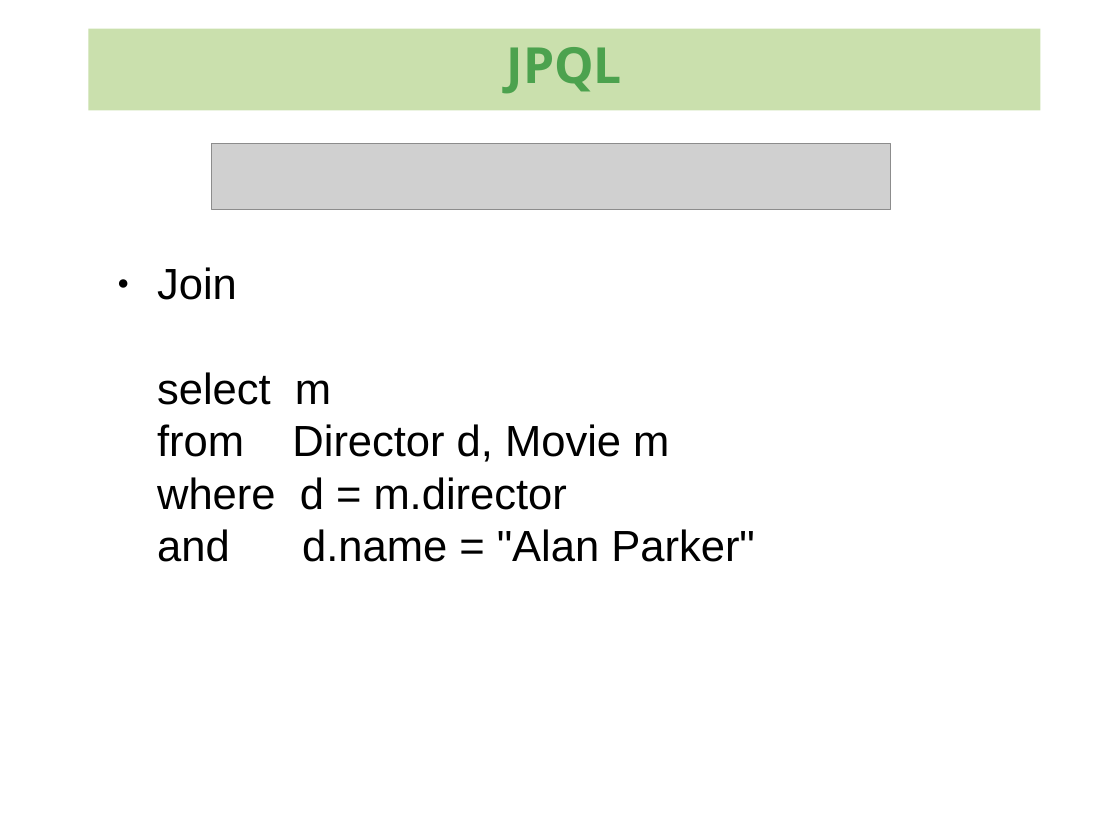
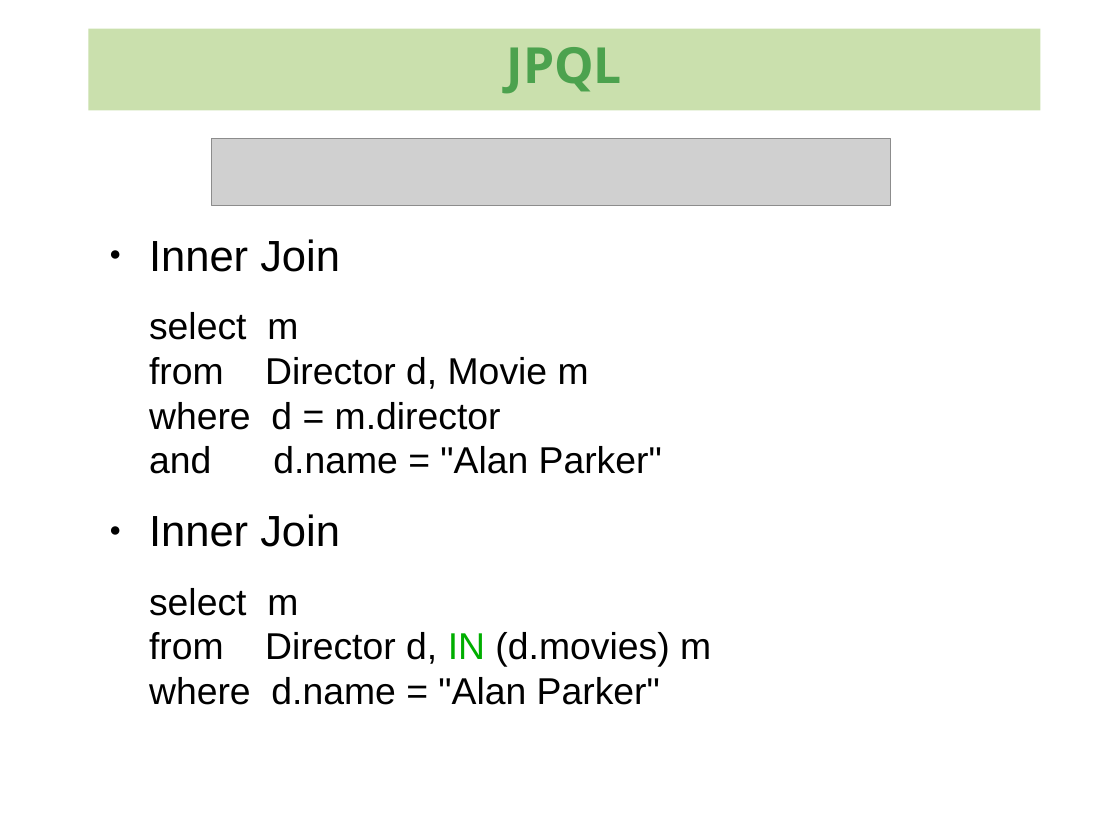
Before and after one commit to kenglxn/seam-maven-refimpl, a slide deck: slide 50 of sandbox/loo/jpa-continued/jpa-continued.odp (slide 51 before the commit). Drawn at 1120x840 pixels with LibreOffice and Linux fonts; fonts in the diff are those of the drawing; grey boxes stand for pictures; background and template pictures are left out. Boxes give left, top, right and bottom in pixels: in the first picture for what was removed or moved away, otherwise in the second. Text is boxed around its words. In the diff, an @@ line names an element or a change of style, - is before the commit and + after.

```diff
--- a/sandbox/loo/jpa-continued/jpa-continued.odp
+++ b/sandbox/loo/jpa-continued/jpa-continued.odp
@@ picture: place and size @@
-picture at (212,143,890,209)
+picture at (212,139,890,205)
@@ text at (149,239,711,705): text changed; size 28 to 24 pt @@
-● Join
-  select m
-  from Director d, Movie m
-  where d = m.director
-  and d.name = "Alan Parker"
+● Inner Join
+select m
+from Director d, Movie m
+where d = m.director
+and d.name = "Alan Parker"
+● Inner Join
+select m
+from Director d, IN (d.movies) m
+where d.name = "Alan Parker"
```
Also in this commit, not shown: 4 other slides changed, 4 slides added, 5 slides removed, 1 other file.
